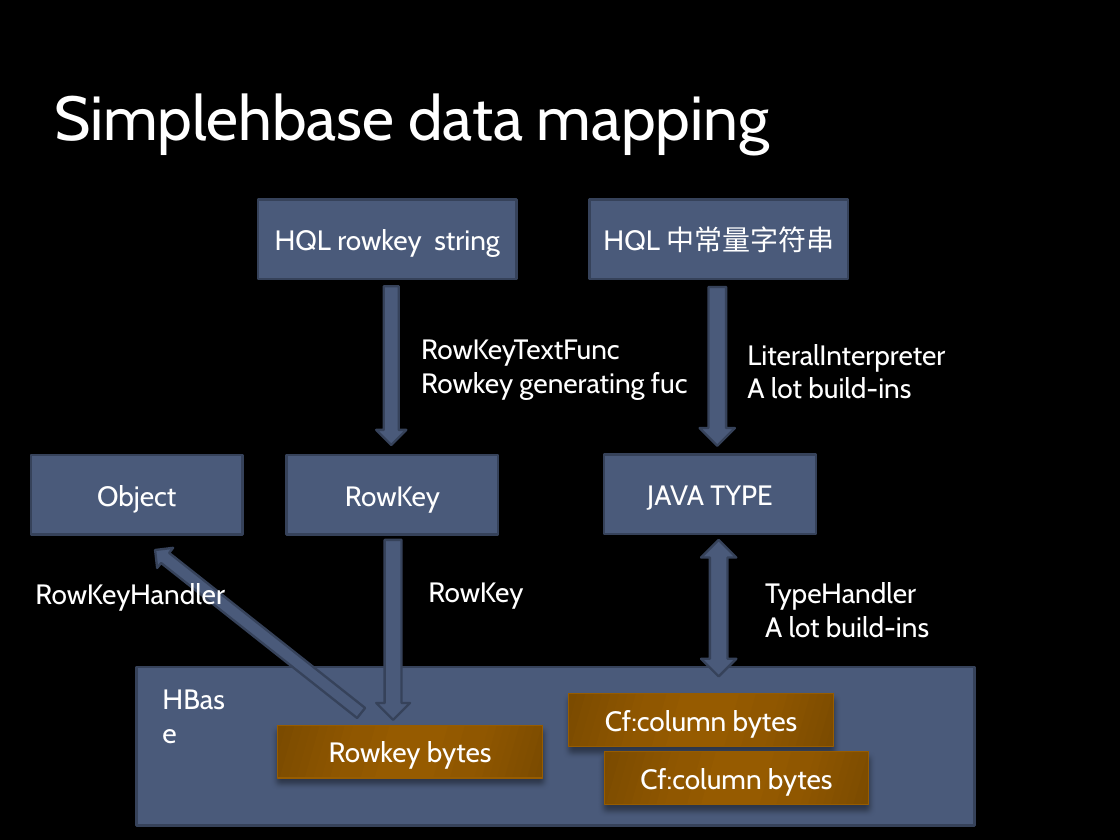
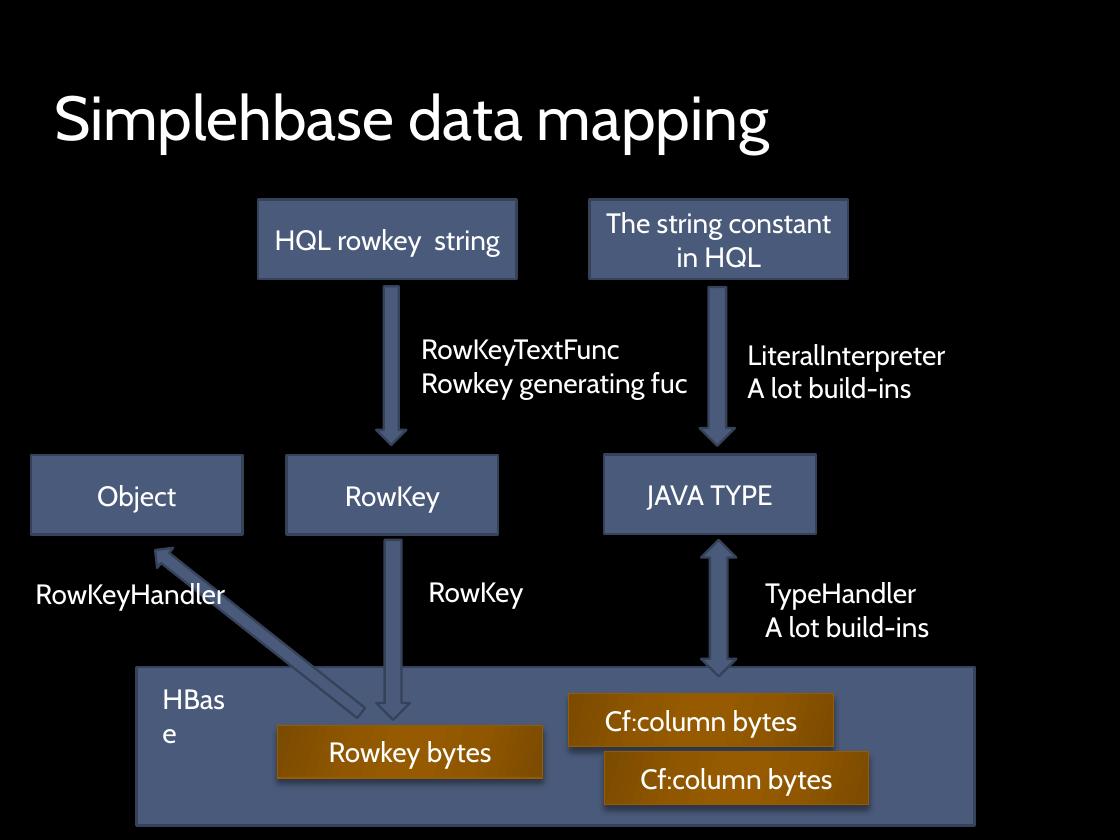
Before and after one commit to alibaba/simplehbase, a slide deck: slide 54 of doc/hbase ORM framework - Simplehbase0.5 Introduction.pptx. Drawn at 1120x840 pixels with LibreOffice and Linux fonts; fonts in the diff are those of the drawing; background and template pictures are left out. Boxes give left, top, right and bottom in pixels: in the first picture for what was removed or moved away, otherwise in the second. Text is boxed around its words. In the diff, an @@ line names an element or a change of style, - is before the commit and + after.

```diff
--- a/doc/hbase ORM framework - Simplehbase0.5 Introduction.pptx
+++ b/doc/hbase ORM framework - Simplehbase0.5 Introduction.pptx
@@ text in rectangle at (606, 212, 832, 268): text changed @@
-HQL 中常量字符串
+The string constant in HQL
```
Also in this commit, not shown: 6 other slides changed, 1 other file.
